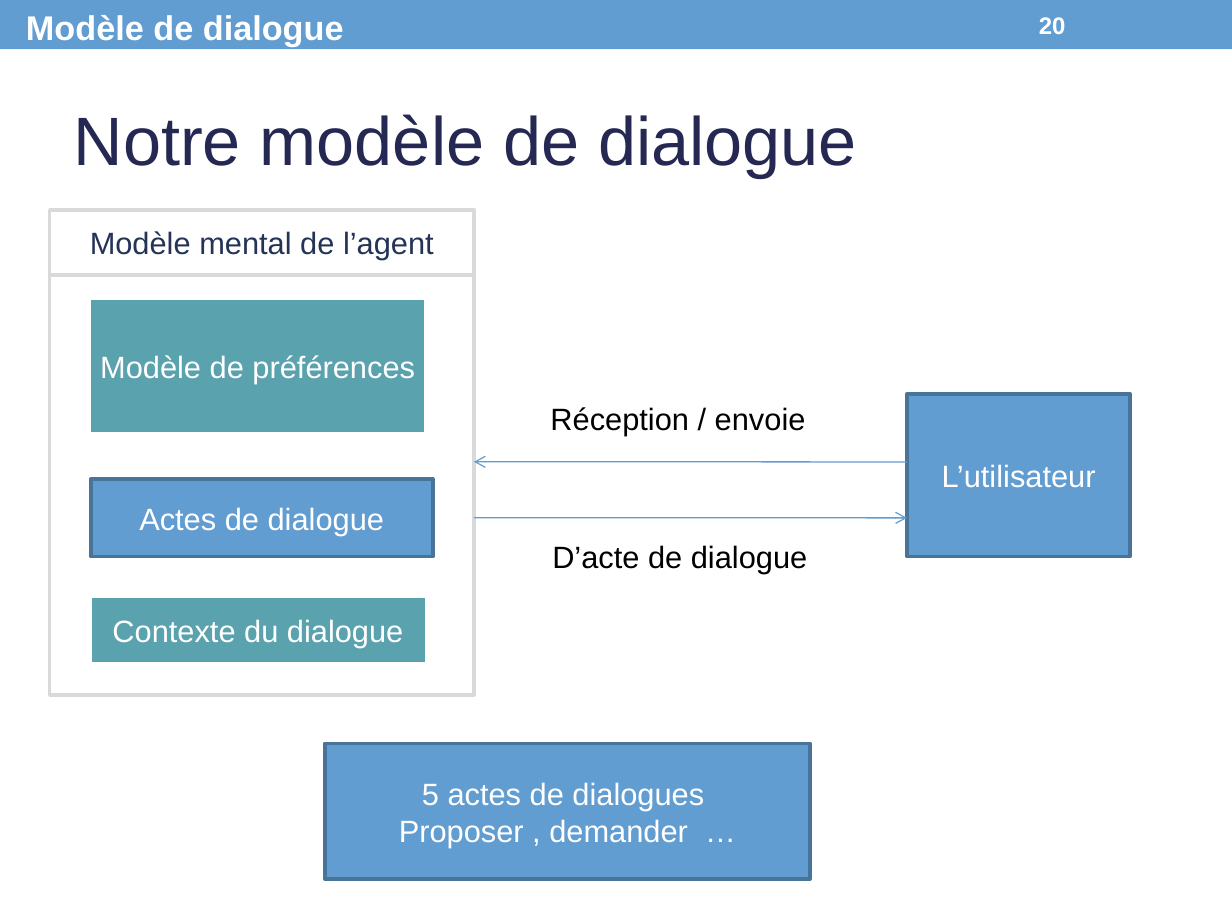
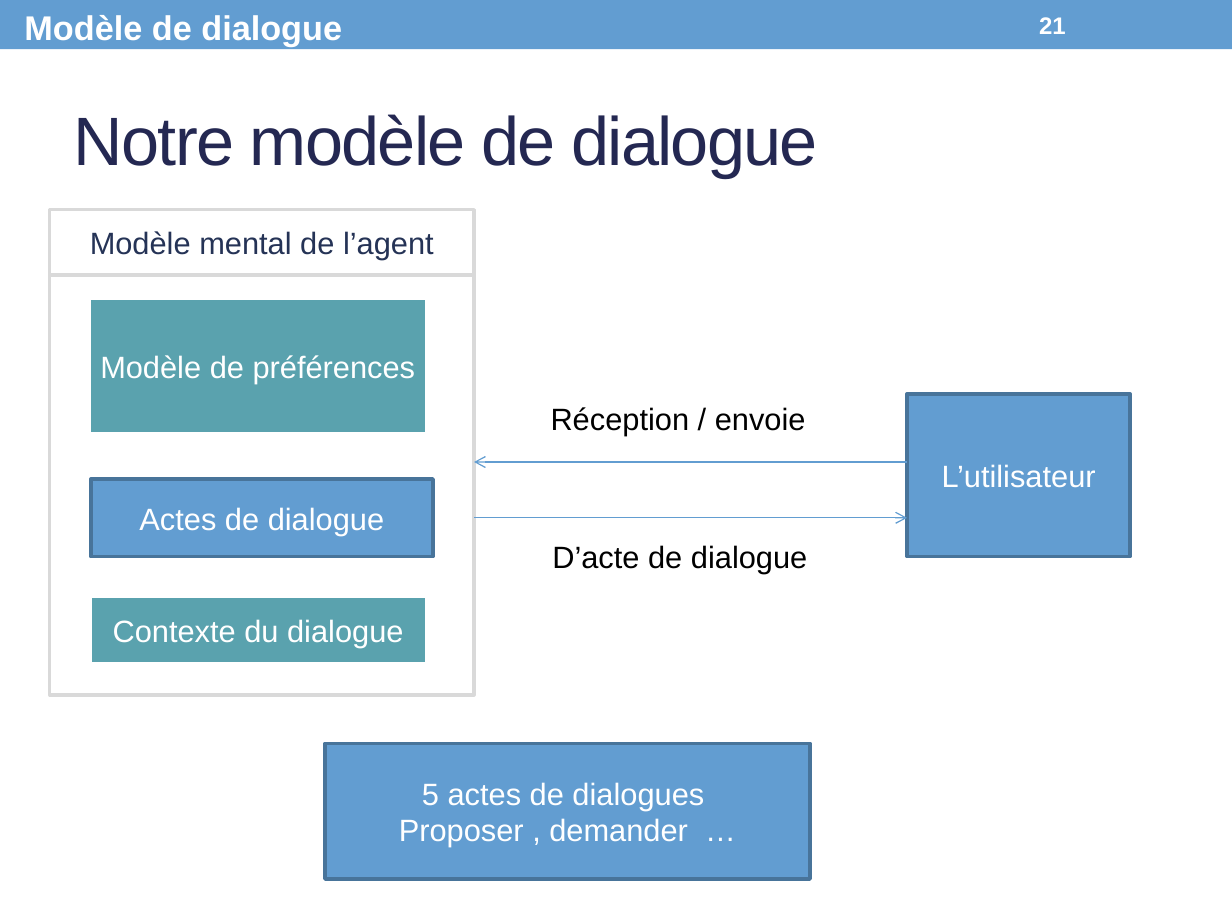
Before and after one commit to Olydia/Discolog, a slide deck: slide 21 of papers/Presentations/CPU_Presentation.pptx (slide 20 before the commit). Drawn at 1232x924 pixels with LibreOffice and Linux fonts; fonts in the diff are those of the drawing. Boxes give left, top, right and bottom in pixels: in the first picture for what was removed or moved away, otherwise in the second. Text is boxed around its words. In the diff, an @@ line names an element or a change of style, - is before the commit and + after.

```diff
--- a/papers/Presentations/CPU_Presentation.pptx
+++ b/papers/Presentations/CPU_Presentation.pptx
@@ page number at bbox=[1039, 17, 1066, 34]: text changed @@
-20
+21
@@ title "Notre modèle de dialogue" at bbox=[74, 114, 818, 178]: letter spacing 0 to -1 pt @@
@@ arrow (907, 462) - (474, 462): stroke #629DD1 0.74 pt to #629DD1 0.75 pt @@
```
Also in this commit, not shown: 27 other slides changed, 4 slides added, 1 slide removed, 8 other files.
